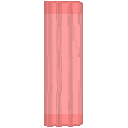
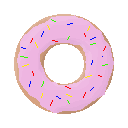
Layer changes from the first 128 x 128 image to the second:
added layer "Layer 6" above "Layer 5" over [left=20, top=19, right=108, bottom=106]
added layer "Layer 5" above "Layer 4" over [left=17, top=15, right=114, bottom=113]
moved "Layer 4" above "Layer 3", painted on it over [left=14, top=1, right=114, bottom=127]
removed layer "Layer 3 copy" over [left=44, top=1, right=83, bottom=127]
hid "Layer 3" over [left=44, top=1, right=83, bottom=127]
